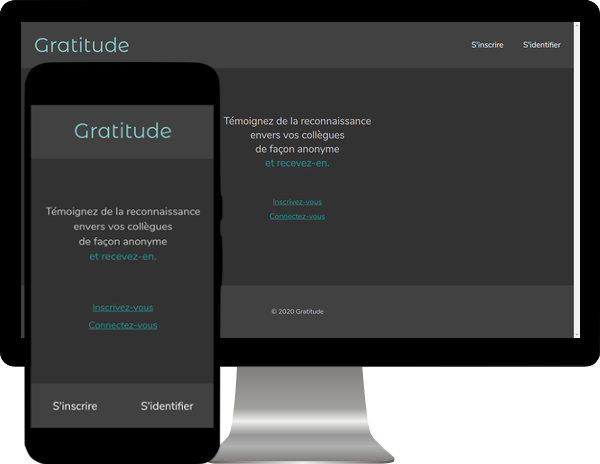
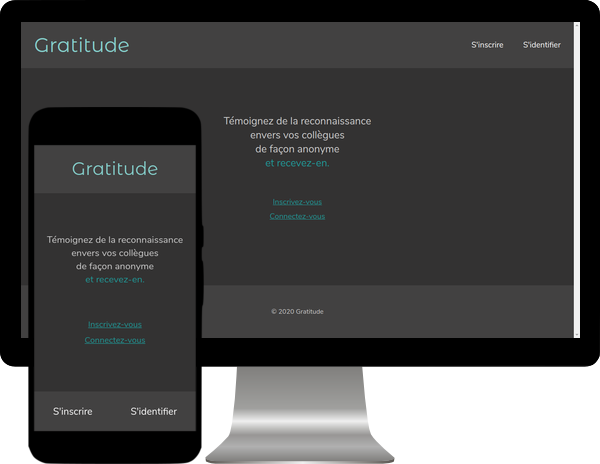
Layers edited between the first and the second 600px x 464px image:
added layer "smartphone_verysmall.png" above "gratitude1bis.png" over [28, 107, 204, 464]
painted on "gratitude1bis.png" over [24, 62, 223, 464]
